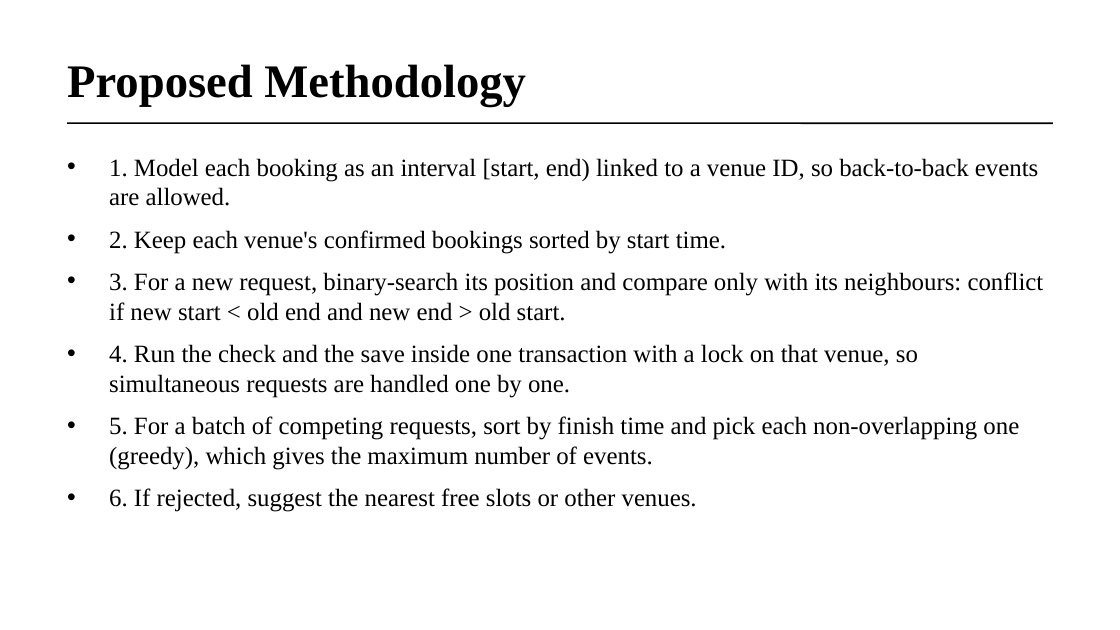
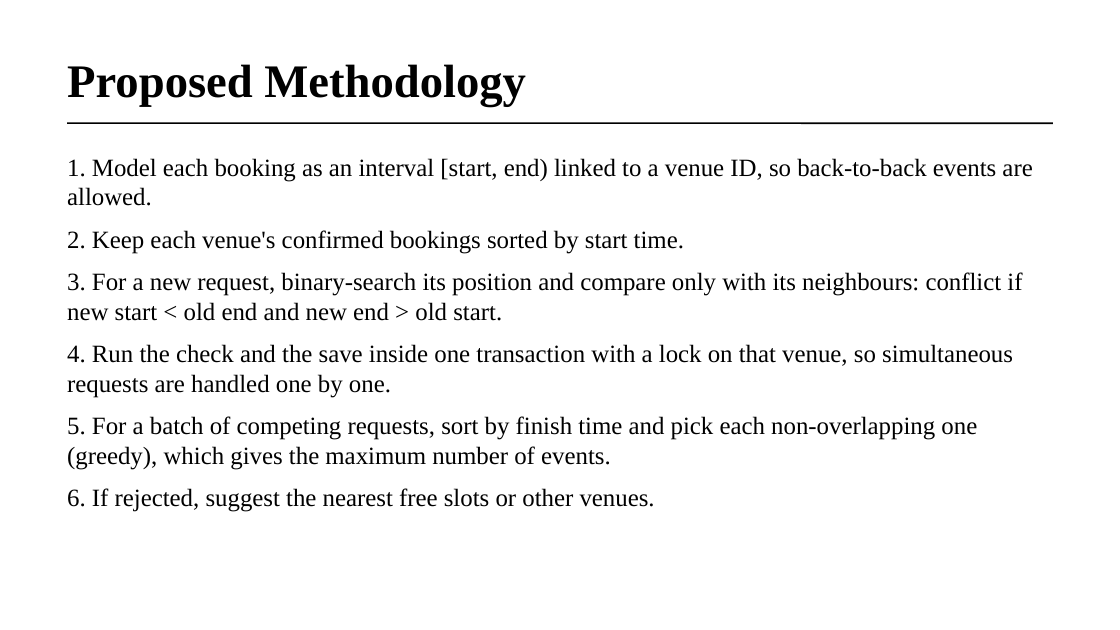
Before and after one commit to MITHUNtech11/CSA1021-SOFTWARE-ENGINEERING-, a slide deck: slide 8 of Capstone/Venue_Double_Booking_Interval_Scheduling.pptx. Drawn at 1120x630 pixels with LibreOffice and Linux fonts; fonts in the diff are those of the drawing. Boxes give left, top, right and bottom in pixels: in the first picture for what was removed or moved away, otherwise in the second. Text is boxed around its words. In the diff, an @@ line names an element or a change of style, - is before the commit and + after.

```diff
--- a/Capstone/Venue_Double_Booking_Interval_Scheduling.pptx
+++ b/Capstone/Venue_Double_Booking_Interval_Scheduling.pptx
@@ text "1. Model each booking as ..." at (67,158,1032,512): bullet • to none @@
```
Also in this commit, not shown: 1 other slide changed, 5 slides added, 30 other files.
